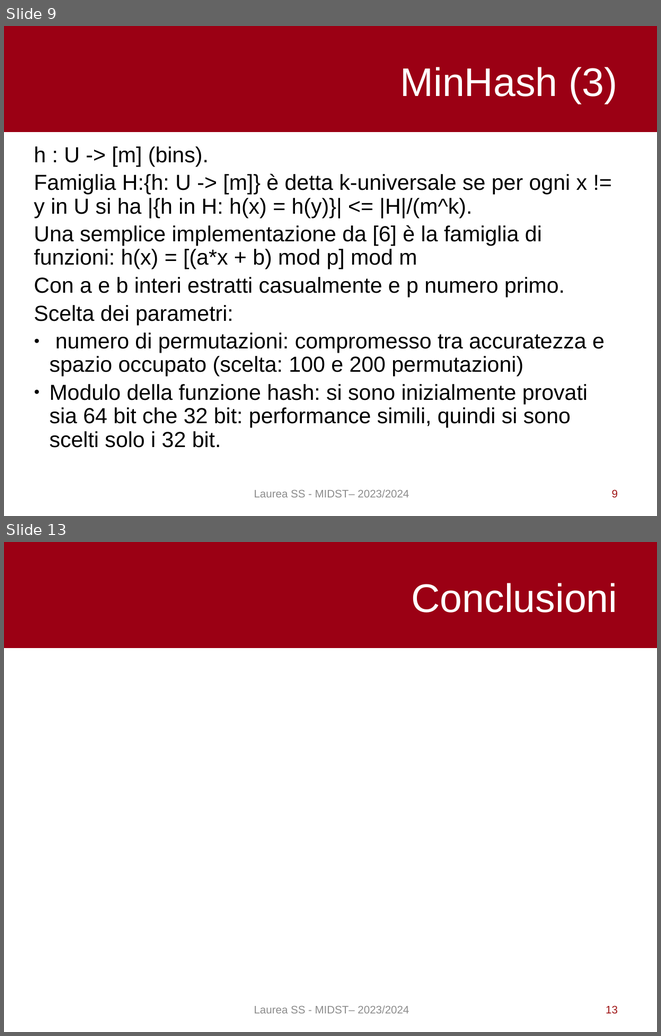
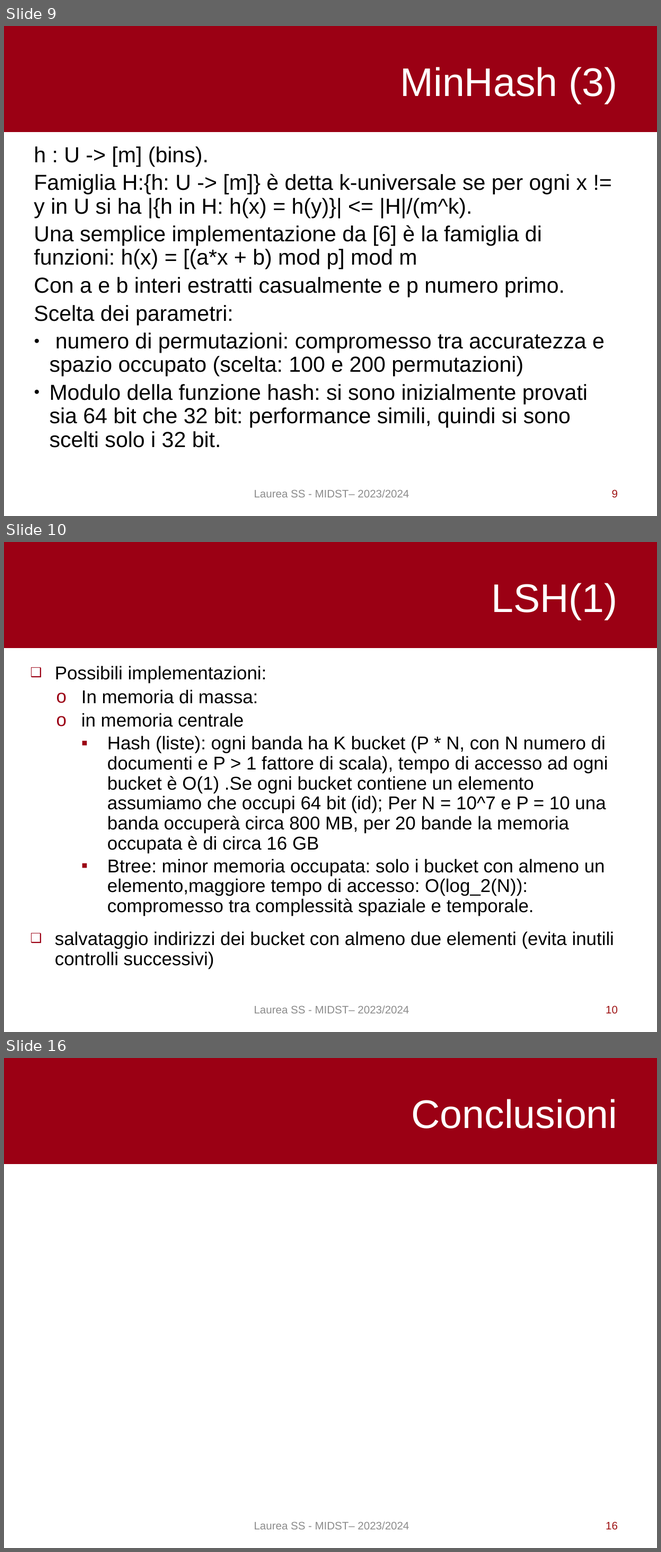
Before and after one commit to pietro-stangherlin/near_duplicate_doc_lsh, a slide deck: slides/ita/slides_ita.odp. Shown one above the other, each under a label of ours: slides 9 and 13 before the commit, slides 9, 10 and 16 after it; the slides between them are not shown. The pictures are 661x1036 and 661x1552 pixels, drawn with LibreOffice and Linux fonts; fonts in the diff are those of the drawing. Boxes give left, top, right and bottom in pixels: in the first picture for what was removed or moved away, otherwise in the second. Text is boxed around its words. In the diff, an @@ line names an element or a change of style, - is before the commit and + after.

```diff
--- a/slides/ita/slides_ita.odp
+++ b/slides/ita/slides_ita.odp
@@ slide 10 added at (x1=4, y1=542, x2=657, y2=1032), background #FFFFFF; not listed: 1 template element that a slide beside it also shows @@
@@ title added at (x1=491, y1=583, x2=617, y2=619), 44 pt, text #FFFFFF @@
+LSH(1)
@@ text added at (x1=55, y1=665, x2=614, y2=968), 20.4 pt, text #000000 @@
+❑ Possibili implementazioni:
+  o In memoria di massa:
+  o in memoria centrale
+    ▪ Hash (liste): ogni banda ha K bucket (P * N, con N numero di documenti e P > 1 fattore di scala), tempo di accesso ad ogni bucket è O(1) .Se ogni bucket contiene un elemento assumiamo che occupi 64 bit (id); Per N = 10^7 e P = 10 una banda occuperà circa 800 MB, per 20 bande la memoria occupata è di circa 16 GB
+    ▪ Btree: minor memoria occupata: solo i bucket con almeno un elemento,maggiore tempo di accesso: O(log_2(N)): compromesso tra complessità spaziale e temporale.
+❑ salvataggio indirizzi dei bucket con almeno due elementi (evita inutili controlli successivi)
@@ text added at (x1=254, y1=1005, x2=409, y2=1013), 12 pt, text #8C8C8C @@
+Laurea SS - MIDST– 2023/2024
@@ page number added at (x1=606, y1=1005, x2=618, y2=1013), 12 pt, text #9E1213 @@
+10
@@ what was slide 13 is now slide 16 @@
@@ page number at (x1=606, y1=1521, x2=618, y2=1530): text changed @@
-13
+16
```
Also in this commit, not shown: 6 slides changed, 2 other slides added, 1 other file.
